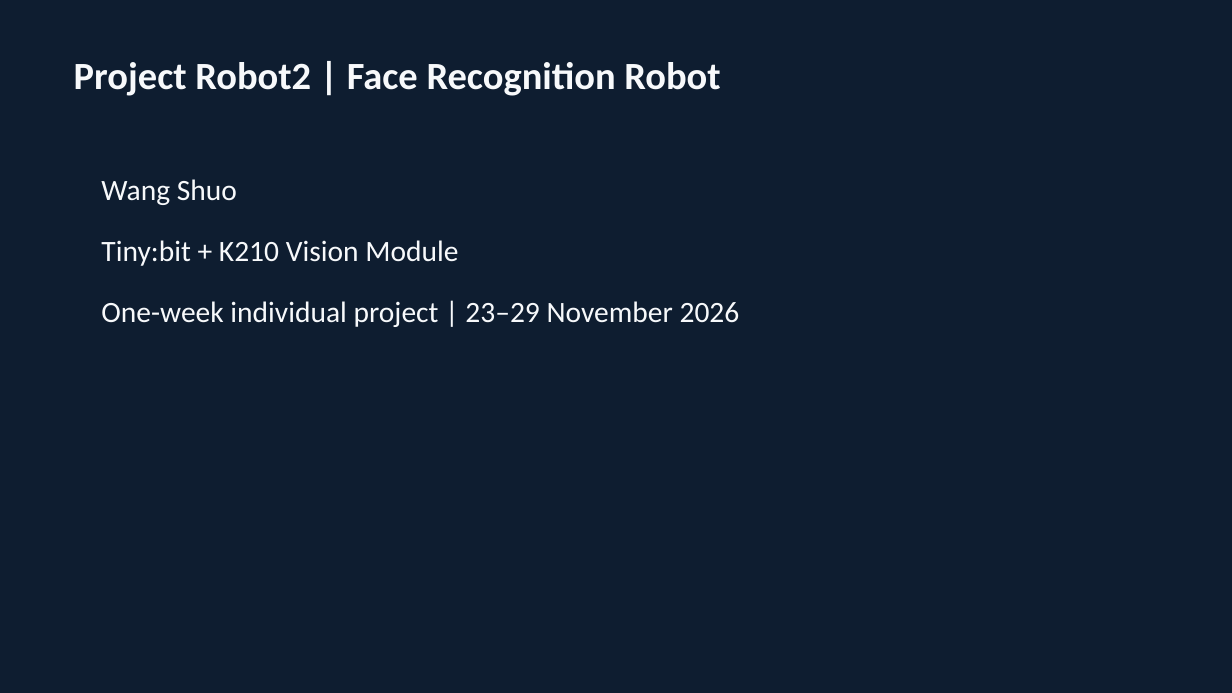
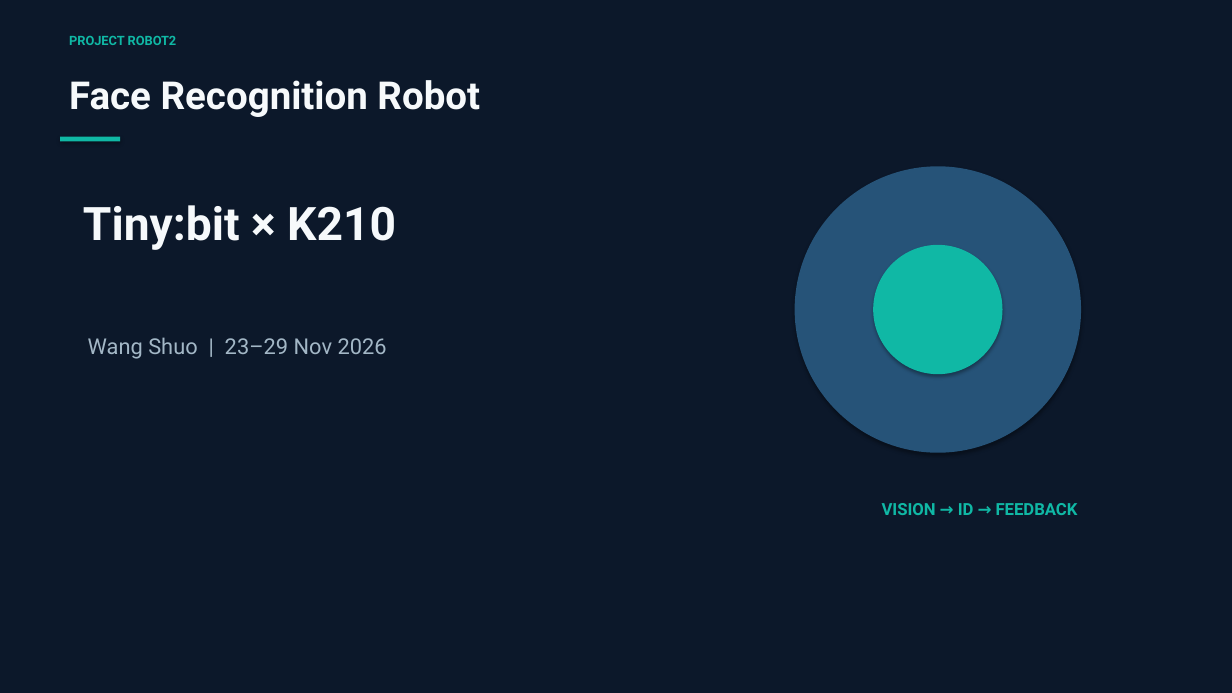
Before and after one commit to Avren-24/face-recognization, a slide deck: slide 1 of reports/Project Robot2 Presentation Final Review.pptx. Drawn at 1232x693 pixels with LibreOffice and Linux fonts; fonts in the diff are those of the drawing. Boxes give left, top, right and bottom in pixels: in the first picture for what was removed or moved away, otherwise in the second. Text is boxed around its words. In the diff, an @@ line names an element or a change of style, - is before the commit and + after.

```diff
--- a/reports/Project Robot2 Presentation Final Review.pptx
+++ b/reports/Project Robot2 Presentation Final Review.pptx
@@ background #0E1D30 to #0C182A @@
@@ text added at [69,36,177,45], 10 pt, text #10B8A5, bold @@
+PROJECT ROBOT2
@@ text at [69,80,480,117]: text changed; font Calibri to Roboto; text colour #F7F9FB to #F6F9FB @@
-Project Robot2 | Face Recognition Robot
+Face Recognition Robot
@@ rectangle added at [60,137,120,141], fill #10B8A5 @@
@@ text removed at [101,179,740,327] @@
-Wang Shuo
-Tiny:bit + K210 Vision Module
-One-week individual project | 23–29 November 2026
@@ ellipse added at [795,166,1081,453], fill #265378 @@
@@ text added at [83,205,396,250], 36 pt, text #F6F9FB, bold @@
+Tiny:bit × K210
@@ ellipse added at [873,245,1003,374], fill #10B8A5 @@
@@ text added at [88,337,387,359], 17 pt, text #A3B7C6 @@
+Wang Shuo | 23–29 Nov 2026
@@ text added at [882,503,1078,515], 13 pt, text #10B8A5, bold @@
+VISION → ID → FEEDBACK
```
Also in this commit, not shown: 12 slides added, 10 slides removed, 3 other files.
